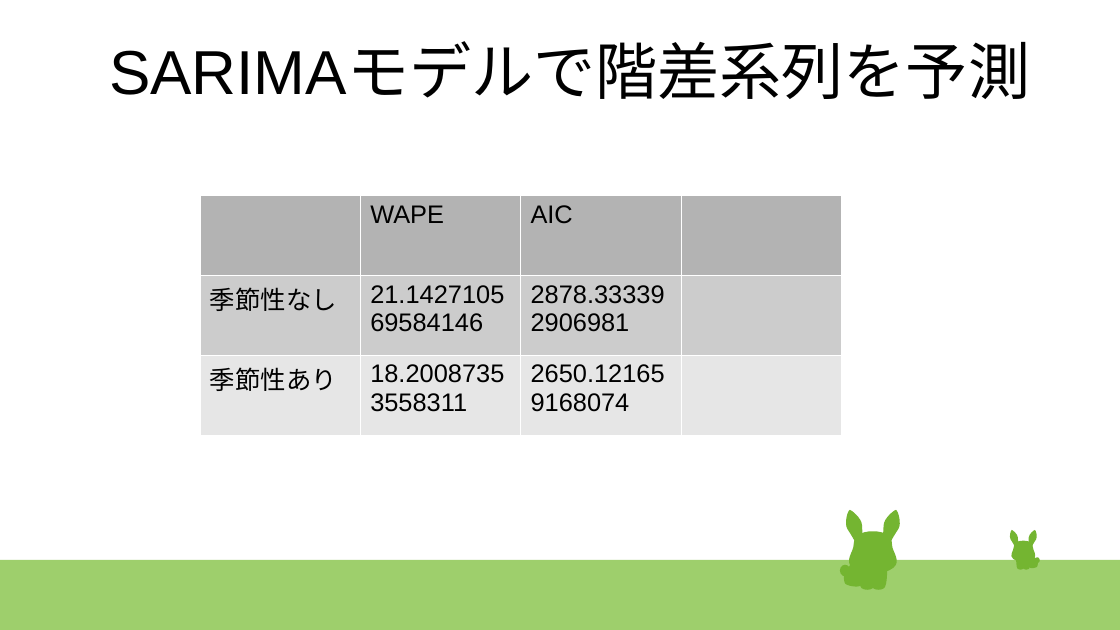
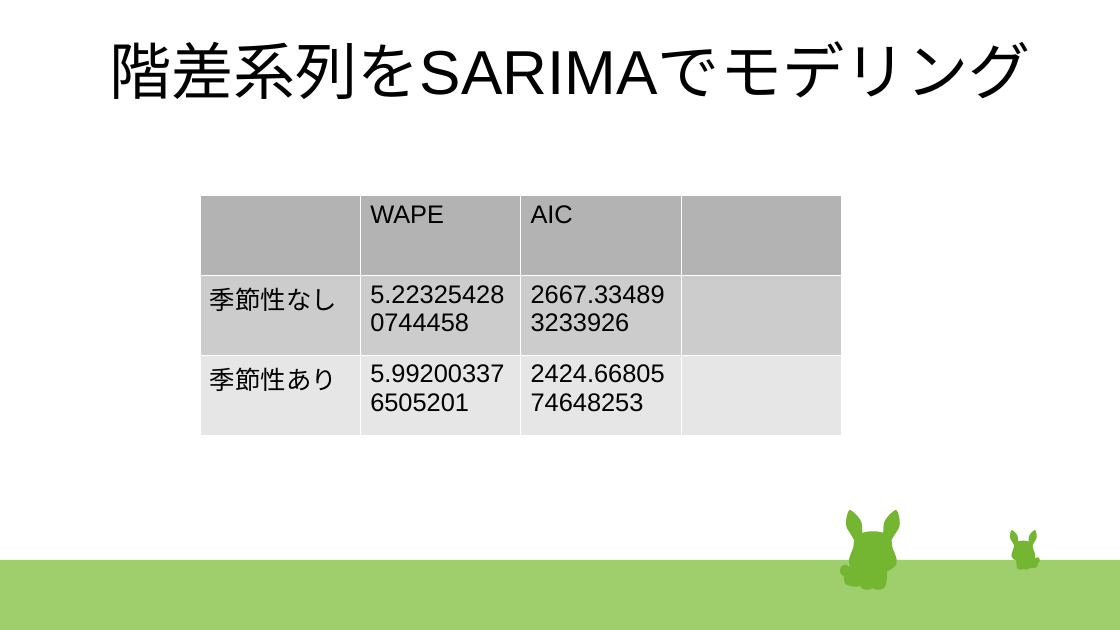
Before and after one commit to kawagashira/deepcraft, a slide deck: slide 10 of time_series/time_series.pptx. Drawn at 1120x630 pixels with LibreOffice and Linux fonts; fonts in the diff are those of the drawing. Boxes give left, top, right and bottom in pixels: in the first picture for what was removed or moved away, otherwise in the second. Text is boxed around its words. In the diff, an @@ line names an element or a change of style, - is before the commit and + after.

```diff
--- a/time_series/time_series.pptx
+++ b/time_series/time_series.pptx
@@ title at [109, 41, 1030, 99]: text changed @@
-SARIMAモデルで階差系列を予測
+階差系列をSARIMAでモデリング
@@ table at [200, 195, 843, 455] @@
-row 2, column 2: 21.142710569584146
+row 2, column 2: 5.223254280744458
-row 2, column 3: 2878.333392906981
+row 2, column 3: 2667.334893233926
-row 3, column 2: 18.20087353558311
+row 3, column 2: 5.992003376505201
-row 3, column 3: 2650.121659168074
+row 3, column 3: 2424.6680574648253
```
Also in this commit, not shown: 1 slide added, 2 other files.
